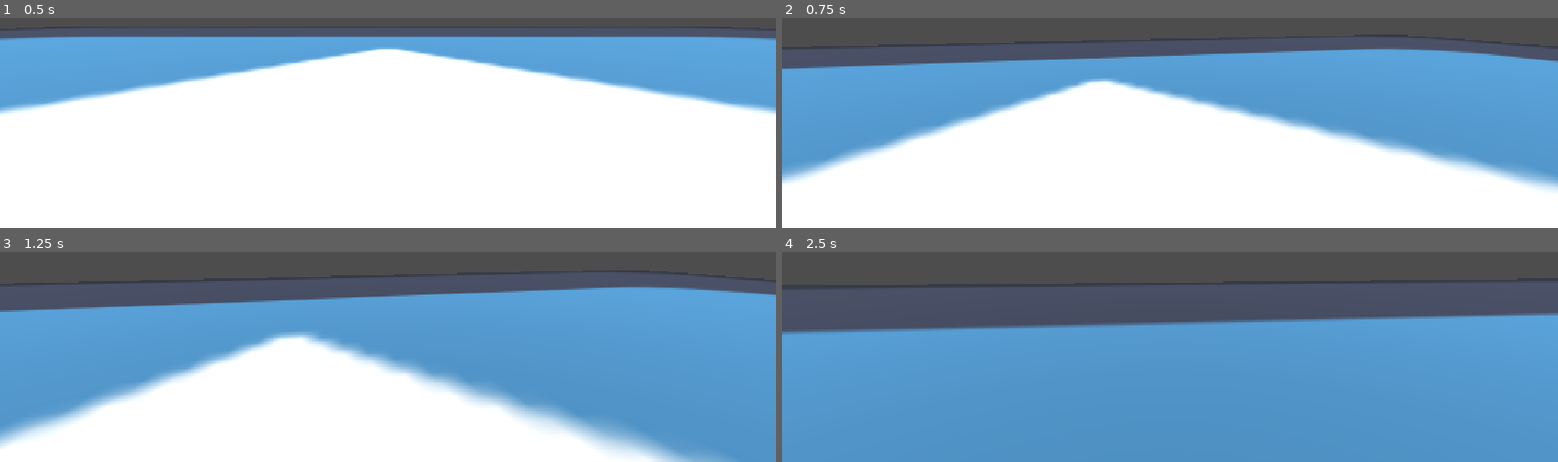
Above: before the commit, frames 1-4 (two rows, left to right).
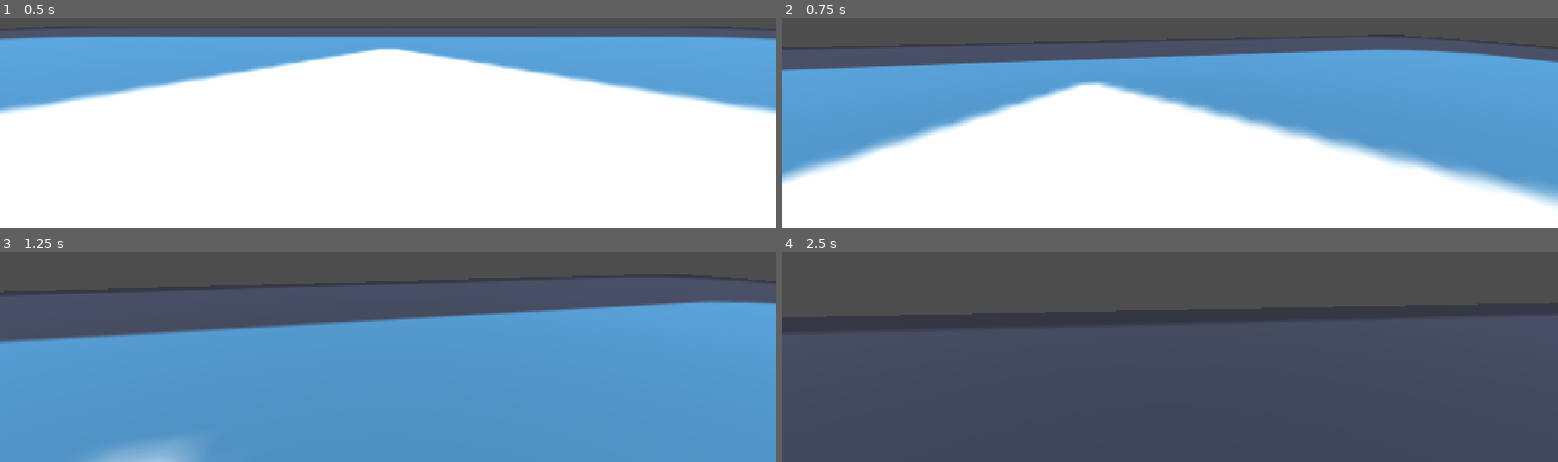
Above: after the commit, the same moments.

Repository: Pedr0P4/poverty
Game: Godot game, scene res://scene/world.tscn
The game is run twice, just before and just after one commit, with the same random seed, the same clock (stepped at 60 frames per second) and the same inputs. The engine's default icon, where the game draws it, is replaced by a stand-in: a white triangle on a blue panel in a dark square.
Inputs (mouse positions are in pixels of both pictures, inside the frame that each line leads up to):
- Up to frame 1 (0.5 s): no input
- Up to frame 2 (0.75 s): tap Enter (ui_accept) at 0.5 s; move the mouse to (outside the picture) at 0.52 s; hold W (mv_up) from 0.53 s (still down); hold Shift (mv_run, bound only after the commit) from 0.53 s (still down)
- Up to frame 3 (1.25 s): keep holding W (mv_up); keep holding Shift (mv_run, bound only after the commit); tap Enter (ui_accept) at 0.77, 0.8, 1.07 s
- Up to frame 4 (2.5 s): keep holding W (mv_up); move the mouse to (outside the picture) at 1.27 s; release Shift (mv_run, bound only after the commit) at 1.28 s; tap Enter (ui_accept) at 1.35, 1.52, 1.82, 2.3 s; tap Shift (mv_run, bound only after the commit) at 1.55 s; move the mouse to (outside the picture) at 2.02 s; hold Shift (mv_run, bound only after the commit) from 2.03 s (still down)

Frame 1 is identical in both runs. In frame 2, 6.2% of the frame differs, in the area x 0-100%, y 14-90%; in frame 3, 46%; in frame 4, 76%, in the area x 0-100%, y 14-100%.

Commit message:
Corrida implementada

Diff:
--- a/project.godot
+++ b/project.godot
@@ -42,6 +42,11 @@
 "events": [Object(InputEventKey,"resource_local_to_scene":false,"resource_name":"","device":-1,"window_id":0,"alt_press …(192 unchanged characters)…
 ]
 }
+mv_run={
+"deadzone": 0.2,
+"events": [Object(InputEventKey,"resource_local_to_scene":false,"resource_name":"","device":-1,"window_id":0,"alt_pressed":false,"shift_pressed":false,"ctrl_pressed":false,"meta_pressed":false,"pressed":false,"keycode":0,"physical_keycode":4194325,"key_label":0,"unicode":0,"location":0,"echo":false,"script":null)
+]
+}
 
 [physics]
 
--- a/script/player.gd
+++ b/script/player.gd
@@ -1,11 +1,18 @@
 extends CharacterBody3D
 
-const SPEED = 5.0
-const JUMP_VELOCITY = 4.5
+@export_category("Player Settings")
+@export var speed: float = 5.0
+@export var jump_velocity: float = 4.5
+@export var speed_mult: float = 2.5
+@export var acceleration: float = 1
+@export var friction: float = 2
 
+@export_category("Control Settings")
 @export var mouse_sensitivity: float = 0.2
 
 @onready var vhead = $Head/VHead;
+
+var curr_speed: float;
 
 func _ready() -> void:
 	Input.set_mouse_mode(Input.MOUSE_MODE_CAPTURED)
@@ -23,16 +30,20 @@
 	if not is_on_floor():
 		velocity += get_gravity() * delta
 
+	curr_speed = speed
+	if Input.is_action_pressed("mv_run"):
+		curr_speed = speed * speed_mult
+
 	if Input.is_action_just_pressed("ui_accept") and is_on_floor():
-		velocity.y = JUMP_VELOCITY
+		velocity.y = jump_velocity
 
 	var input_dir := Input.get_vector("mv_left", "mv_right", "mv_up", "mv_down")
 	var direction := (transform.basis * Vector3(input_dir.x, 0, input_dir.y)).normalized()
 	if direction:
-		velocity.x = direction.x * SPEED
-		velocity.z = direction.z * SPEED
+		velocity.x = move_toward(velocity.x, direction.x * curr_speed, acceleration)
+		velocity.z = move_toward(velocity.z, direction.z * curr_speed, acceleration)
 	else:
-		velocity.x = move_toward(velocity.x, 0, SPEED)
-		velocity.z = move_toward(velocity.z, 0, SPEED)
+		velocity.x = move_toward(velocity.x, 0, friction)
+		velocity.z = move_toward(velocity.z, 0, friction)
 
 	move_and_slide()
